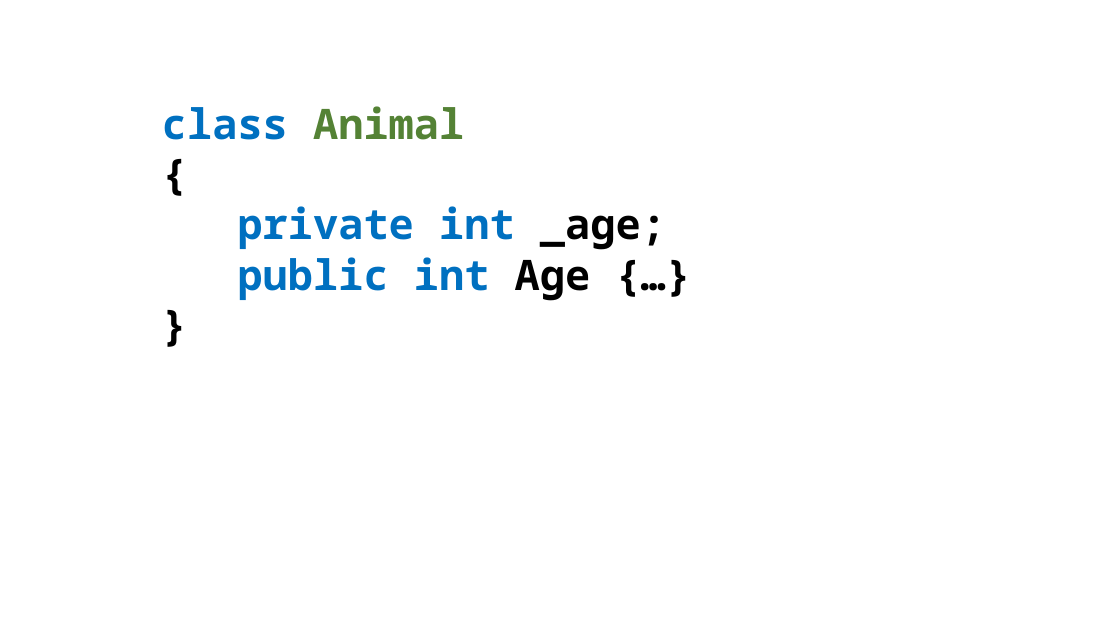
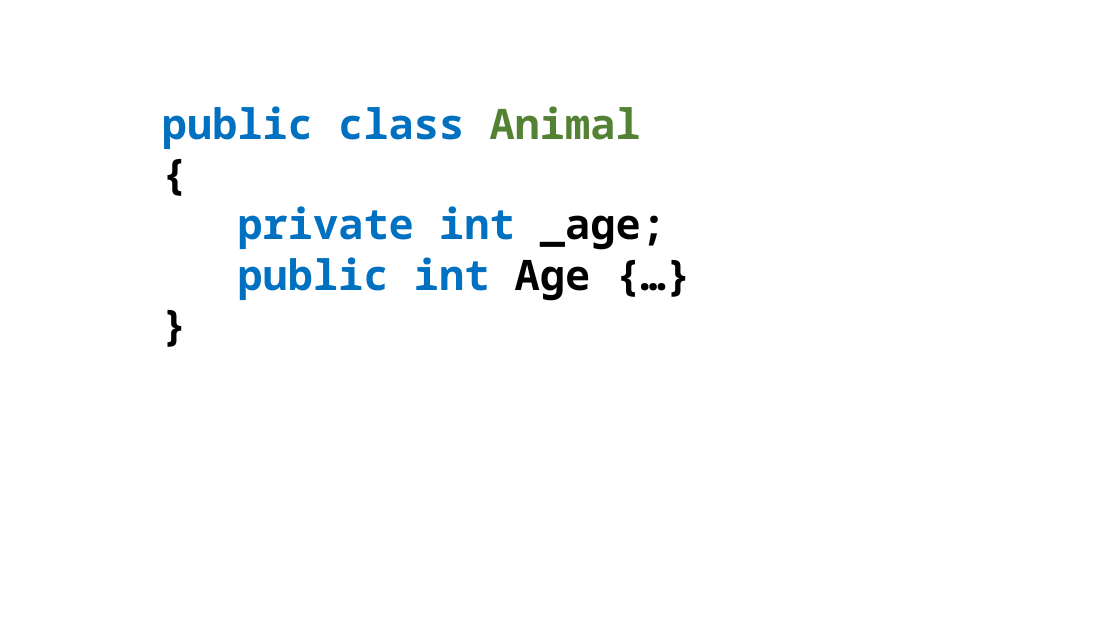
Before and after one commit to perl-easj/Teaching-materials, a slide deck: slide 11 of CSharpProgramming/Presentations/OOProgPartII/InheritanceFundamentals.pptx. Drawn at 1120x630 pixels with LibreOffice and Linux fonts; fonts in the diff are those of the drawing. Boxes give left, top, right and bottom in pixels: in the first picture for what was removed or moved away, otherwise in the second. Text is boxed around its words. In the diff, an @@ line names an element or a change of style, - is before the commit and + after.

```diff
--- a/CSharpProgramming/Presentations/OOProgPartII/InheritanceFundamentals.pptx
+++ b/CSharpProgramming/Presentations/OOProgPartII/InheritanceFundamentals.pptx
@@ text at (x1=162, y1=106, x2=641, y2=149): text changed; text colour #548235 to #0070C0 @@
-class Animal
+public class Animal
```
Also in this commit, not shown: 4 other slides changed, 4 other files.
